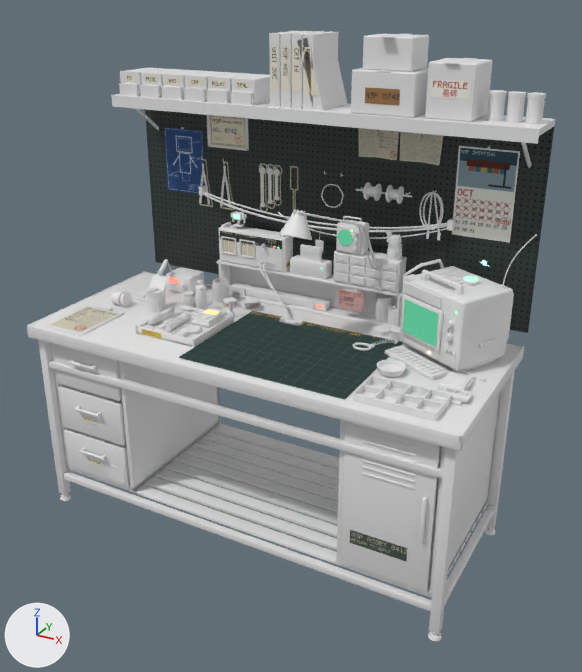
One commit to the FBX model ArtSource/RepairBenchV2/Atlas/RepairBenchV2.fbx: the scene before it, then after it.
Before and after are seen from a 50 mm camera at (1.57, -2.11, 2.25) aimed at (0.09, 0.57, 0.91). Every picture has the same lights, and +X, +Y and +Z are marked at lower left. The picture after the commit comes second. Where no turn or scale is listed for an object, it has been applied to the vertices.

The scene before the commit, as lines of its bpy script (objects in view):
```python
ob_bv2_lamp_armlower = bpy.data.objects.new('BV2_Lamp_ArmLower', me_bv2_lamp_armlower)
ob_bv2_lamp_armlower.location = (0.36, 0.935, 0.97)
ob_bv2_lamp_armupper = bpy.data.objects.new('BV2_Lamp_ArmUpper', me_bv2_lamp_armupper)
ob_bv2_lamp_armupper.location = (0.3, 0.78, 1.36)
ob_bv2_lamp_bulb = bpy.data.objects.new('BV2_Lamp_Bulb', me_bv2_lamp_bulb)
ob_bv2_lamp_bulb.location = (0.12, 0.56, 1.36)
ob_bv2_lamp_head = bpy.data.objects.new('BV2_Lamp_Head', me_bv2_lamp_head)
ob_bv2_lamp_head.location = (0.12, 0.56, 1.4)
ob_bv2_top = bpy.data.objects.new('BV2_Top', me_bv2_top)
ob_bv2_top.location = (0.0, 0.55, 0.9)
# also in view: 'BV2_Fixture' at (-0.27, 0.89, 1.15); 'BV2_WallOrders' at (0.35, 1.02, 1.64); 'BV2_Drawer_3' at (-0.7, 0.51, 0.29); 'BV2_CabinetDoor' at (0.7, 0.19, 0.52); 'BV2_CableTrunk' at (-0.01, 0.99, 1.26)
```
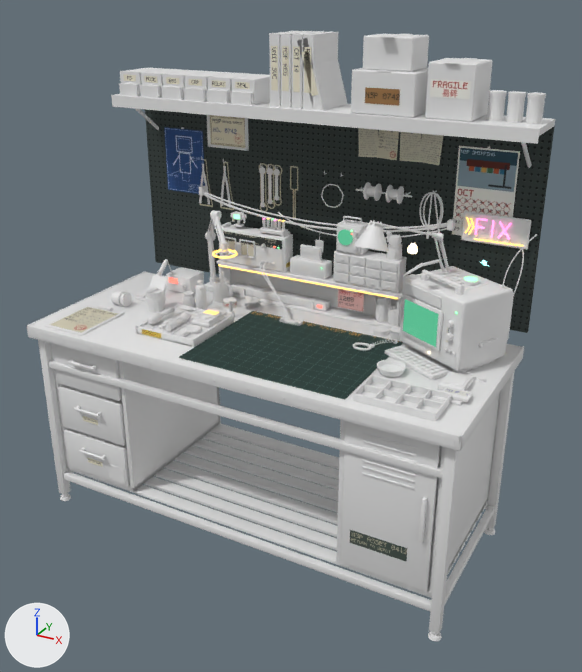
What the commit changed:
Material 'M_BV2_NeonPink' (mat_m_bv2_neonpink) is new.
Its base color is (1.0, 0.25, 0.6) (pink #ff89cb).
Its roughness is 0.4.
Its emission color is (1.0, 0.22, 0.55) (pink #ff81c4).
Its emission strength is 2.0.
Material 'M_BV2_NeonAmber' (mat_m_bv2_neonamber) is new.
Its base color is (1.0, 0.6, 0.15) (orange #ffcb6c).
Its roughness is 0.4.
Its emission color is (1.0, 0.55, 0.12) (orange #ffc461).
Its emission strength is 2.0.
Mesh me_bv2_datashards is new.
It has 168 vertices, 182 faces and spans x -0.06..0.06, y -0.025..0.025, z 0.0..0.056.
It uses material mat_m_repairbenchv2_atlas (white #e7e7e7).
Mesh me_bv2_helperarm is new.
It has 270 vertices, 184 faces and spans x -0.04..0.291, y -0.305..0.035, z -0.03..0.404.
It uses material mat_m_repairbenchv2_atlas (white #e7e7e7).
Mesh me_bv2_neonsign is new.
It has 235 vertices, 190 faces and spans x -0.135..0.135, y -0.053..0.006, z -0.396..0.06.
Faces by material slot: [108, 46, 36].
It uses material mat_m_repairbenchv2_atlas (white #e7e7e7).
It uses material mat_m_bv2_neonpink (pink #ff89cb, glowing pink #ff81c4).
It uses material mat_m_bv2_neonamber (orange #ffcb6c, glowing orange #ffc461).
Mesh me_bv2_ledstrip is new.
It has 32 vertices, 32 faces and spans x -0.445..0.445, y -0.004..0.005, z -0.006..0.006.
Faces by material slot: [26, 6].
It uses material mat_m_repairbenchv2_atlas (white #e7e7e7).
It uses material mat_m_bv2_neonamber (orange #ffcb6c, glowing orange #ffc461).
Mesh me_bv2_helperarm_ring is new.
It has 126 vertices, 122 faces and spans x -0.055..0.0549, y -0.055..0.055, z -0.0043..0.0043.
It uses material mat_m_bv2_neonamber (orange #ffcb6c, glowing orange #ffc461).
Object 'BV2_Lamp_Bulb' (ob_bv2_lamp_bulb) moves from (0.12, 0.56, 1.36) to (0.6, 0.56, 1.36).
Object 'BV2_Lamp_ArmLower' (ob_bv2_lamp_armlower) moves from (0.36, 0.935, 0.97) to (0.68, 0.935, 0.97).
Object 'BV2_Lamp_ArmUpper' (ob_bv2_lamp_armupper) moves from (0.3, 0.78, 1.36) to (0.62, 0.78, 1.36).
Object 'BV2_Lamp_Head' (ob_bv2_lamp_head) moves from (0.12, 0.56, 1.4) to (0.44, 0.56, 1.4).
Object 'BV2_DataShards' (ob_bv2_datashards) is new; it shows me_bv2_datashards.
Its location is (-0.175, 0.9, 1.23).
Object 'BV2_HelperArm' (ob_bv2_helperarm) is new; it shows me_bv2_helperarm.
Its location is (-0.505, 0.9, 0.93).
Object 'BV2_NeonSign' (ob_bv2_neonsign) is new; it shows me_bv2_neonsign.
Its location is (0.78, 1.012, 1.345).
Object 'BV2_LedStrip' (ob_bv2_ledstrip) is new; it shows me_bv2_ledstrip.
Its location is (0.0, 0.855, 1.046).
Object 'BV2_HelperArm_Ring' (ob_bv2_helperarm_ring) is new; it shows me_bv2_helperarm_ring.
Its location is (-0.265, 0.64, 1.19).

What differs and where, as boxes (x1, y1, x2, y2) in the pictures (582 x 672 px):
'BV2_NeonSign', added: after (461, 211, 531, 294)
'BV2_Lamp_Head', moved: before (279, 209, 312, 240); after (354, 220, 388, 252)
'BV2_HelperArm', added: after (204, 210, 234, 292)
'BV2_LedStrip', added: after (218, 264, 398, 300)
'BV2_Lamp_ArmLower', moved: before (356, 221, 386, 296); after (432, 232, 450, 272)
'BV2_Lamp_ArmUpper', moved: before (293, 211, 362, 225); after (369, 222, 438, 237)
'BV2_DataShards', added: after (259, 219, 288, 235)
'BV2_HelperArm_Ring', added: after (212, 249, 238, 259)
'BV2_Lamp_Bulb', moved (not visible before): after (407, 243, 418, 254)
